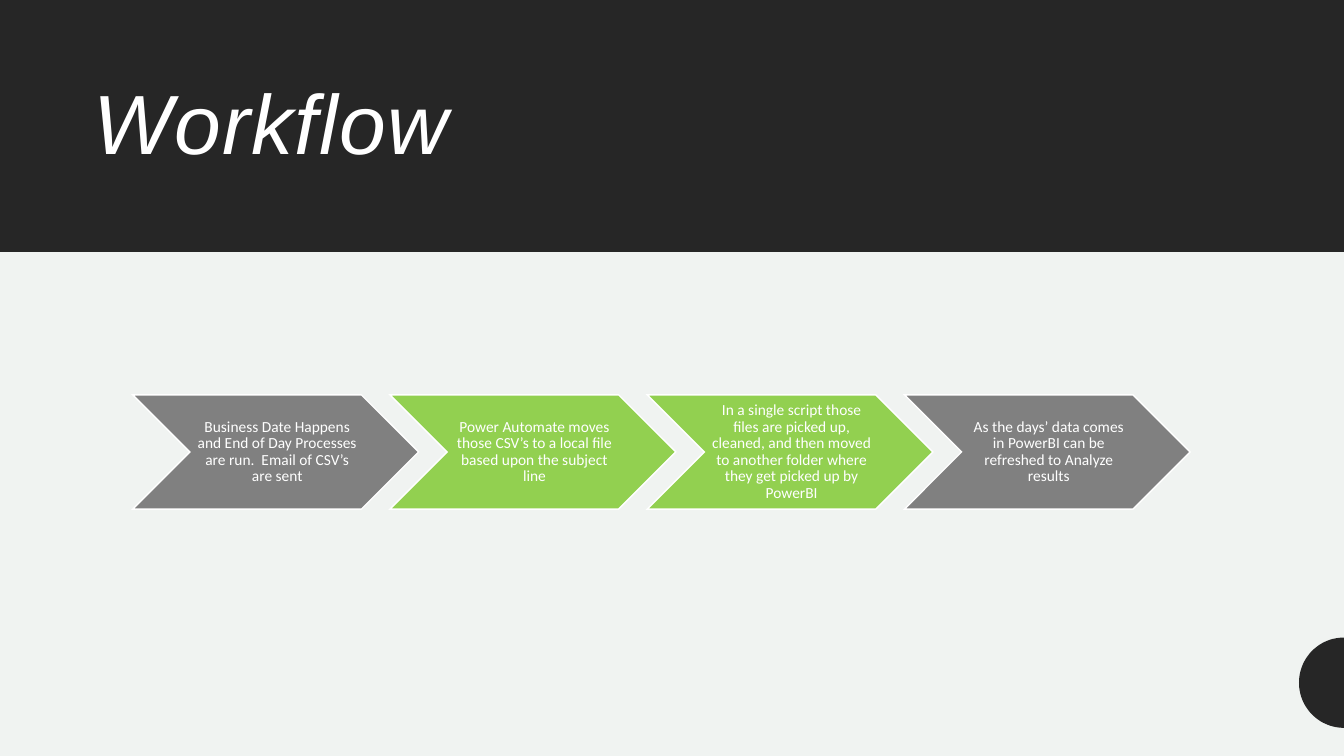
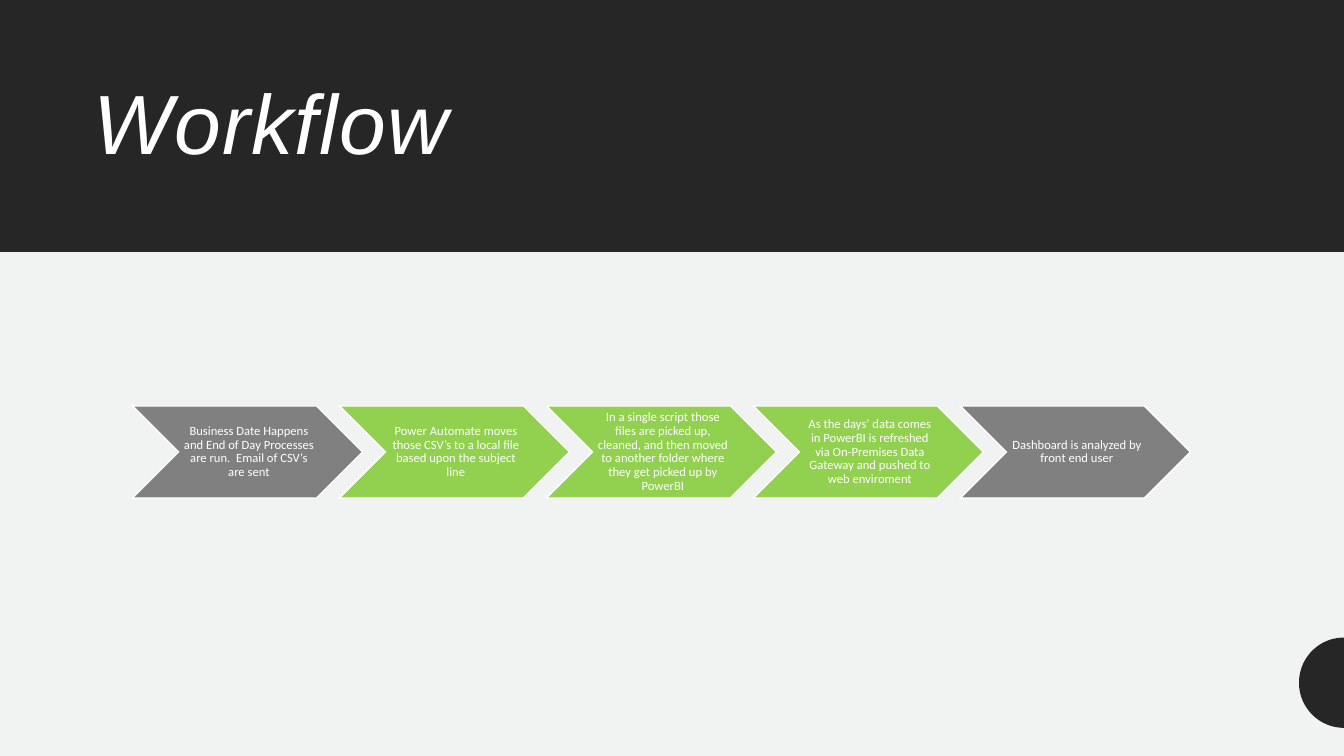
Before and after one commit to meferral/Menu_Dashboard, a slide deck: slide 6 of Capstone_Menu_Dashboard.pptx. Drawn at 1344x756 pixels with LibreOffice and Linux fonts; fonts in the diff are those of the drawing. Boxes give left, top, right and bottom in pixels: in the first picture for what was removed or moved away, otherwise in the second. Text is boxed around its words. In the diff, an @@ line names an element or a change of style, - is before the commit and + after.

```diff
--- a/Capstone_Menu_Dashboard.pptx
+++ b/Capstone_Menu_Dashboard.pptx
@@ chevron: place and size @@
-chevron at bbox=[133, 395, 419, 509]
+chevron at bbox=[132, 406, 362, 498]
@@ text "Business Date Happens and End ...": place and size @@
-text "Business Date Happens and End ..." at bbox=[198, 421, 356, 481]
+text "Business Date Happens and End ..." at bbox=[184, 426, 314, 476]
@@ chevron: place and size @@
-chevron at bbox=[390, 395, 677, 509]
+chevron at bbox=[340, 406, 570, 498]
@@ text "Power Automate moves those CSV’s ...": place and size @@
-text "Power Automate moves those CSV’s ..." at bbox=[457, 422, 611, 481]
+text "Power Automate moves those CSV’s ..." at bbox=[393, 427, 519, 476]
@@ chevron added at bbox=[546, 406, 776, 498], fill #92D050, outline #FFFFFF 1 pt @@
@@ size 11 to 9 pt in 3 elements at bbox=[184, 426, 314, 476], bbox=[393, 427, 519, 476], bbox=[598, 412, 728, 490] @@
@@ text "In a single script those ...": place and size @@
-text "In a single script those ..." at bbox=[712, 404, 871, 498]
+text "In a single script those ..." at bbox=[598, 412, 728, 490]
@@ chevron: place and size @@
-chevron at bbox=[647, 395, 934, 509]
+chevron at bbox=[753, 406, 983, 498]
@@ text at bbox=[808, 419, 931, 483]: text changed; size 11 to 9 pt @@
-As the days’ data comes in PowerBI can be refreshed to Analyze results
+As the days’ data comes in PowerBI is refreshed via On-Premises Data Gateway and pushed to web enviroment
@@ chevron: place and size @@
-chevron at bbox=[904, 395, 1191, 509]
+chevron at bbox=[961, 406, 1191, 498]
@@ text added at bbox=[1012, 440, 1141, 462], 9 pt, text #FFFFFF @@
+Dashboard is analyzed by front end user
```
Also in this commit, not shown: 1 other slide changed, 10 other files.
